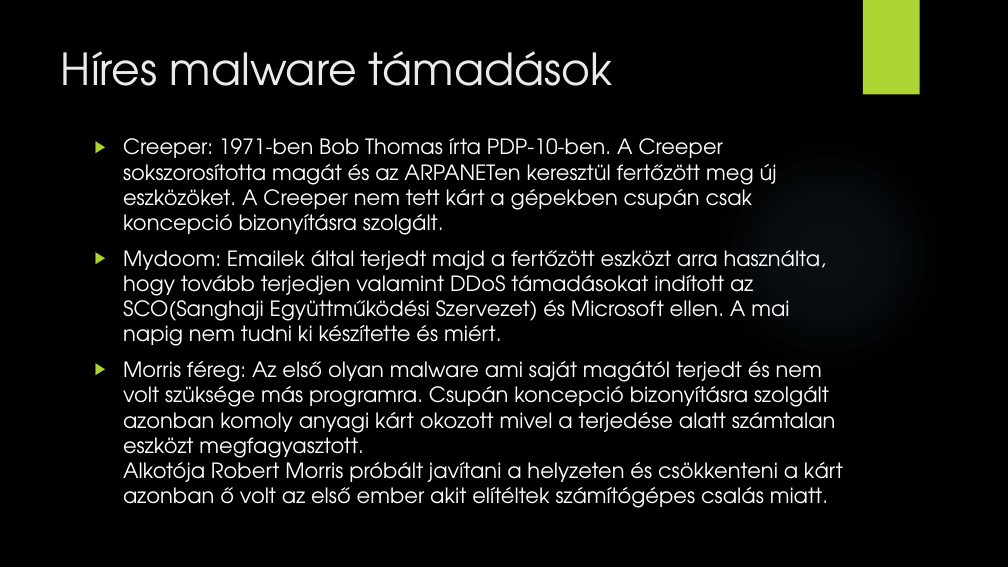
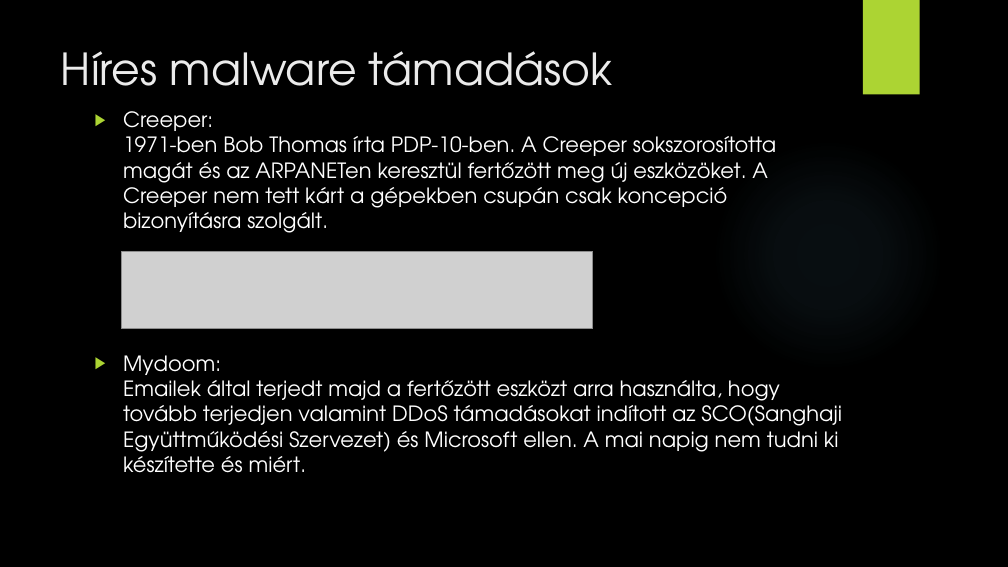
Before and after one commit to SzPeter20/nicet-tsbro, a slide deck: slide 11 of GenericITtopic.pptx (slide 9 before the commit). Drawn at 1008x567 pixels with LibreOffice and Linux fonts; fonts in the diff are those of the drawing; grey boxes stand for pictures; background and template pictures are left out. Boxes give left, top, right and bottom in pixels: in the first picture for what was removed or moved away, otherwise in the second. Text is boxed around its words. In the diff, an @@ line names an element or a change of style, - is before the commit and + after.

```diff
--- a/GenericITtopic.pptx
+++ b/GenericITtopic.pptx
@@ text "Creeper: 1971-ben Bob Thomas írta ...": place and size @@
-text "Creeper: 1971-ben Bob Thomas írta ..." at bbox=[123, 138, 843, 508]
+text "Creeper: 1971-ben Bob Thomas írta ..." at bbox=[123, 111, 842, 473]
@@ picture added at bbox=[122, 251, 593, 328] @@
@@ text at bbox=[123, 361, 843, 508]: paragraph removed @@
-▶ Morris féreg: Az első olyan malware ami saját magától terjedt és nem volt szüksége más programra. Csupán koncepció bizonyításra szolgált azonban komoly anyagi kárt okozott mivel a terjedése alatt számtalan eszközt megfagyasztott.
-  Alkotója Robert Morris próbált javítani a helyzeten és csökkenteni a kárt azonban ő volt az első ember akit elítéltek számítógépes csalás miatt.
```
Also in this commit, not shown: 7 other slides changed, 3 slides added.
